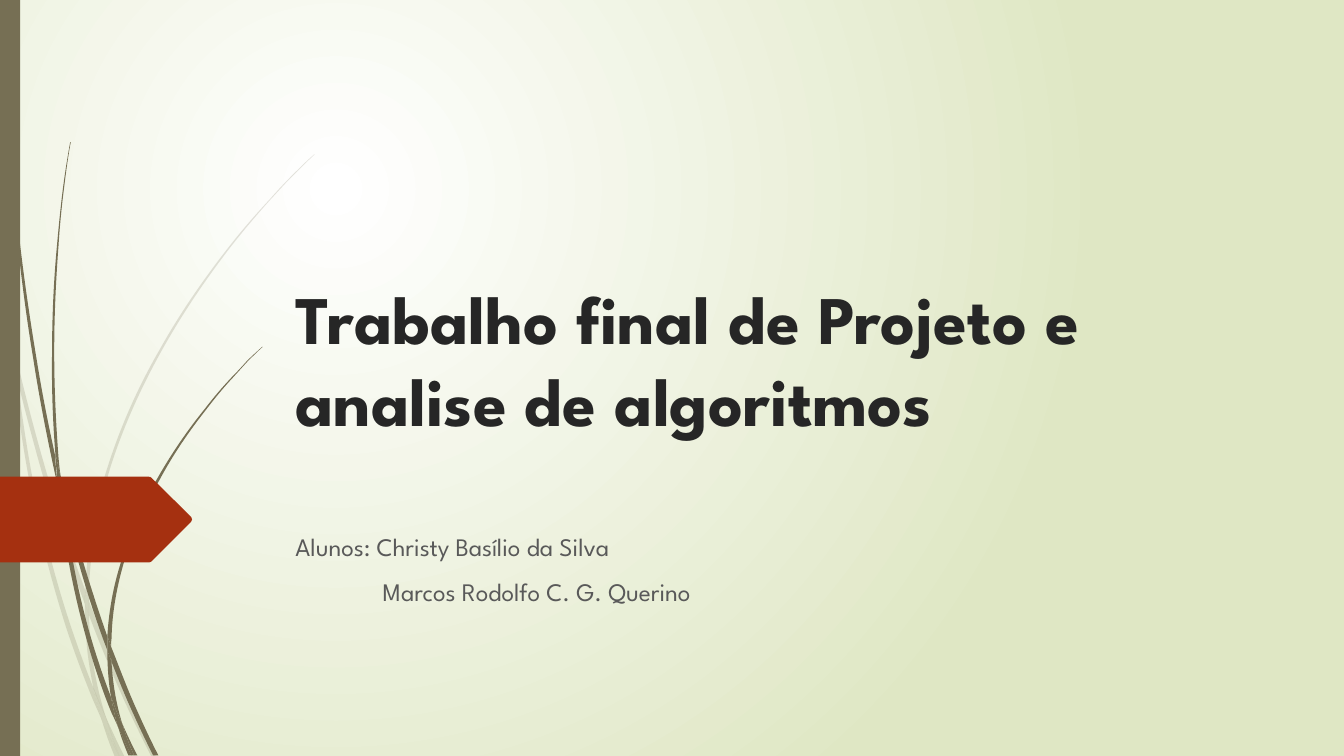
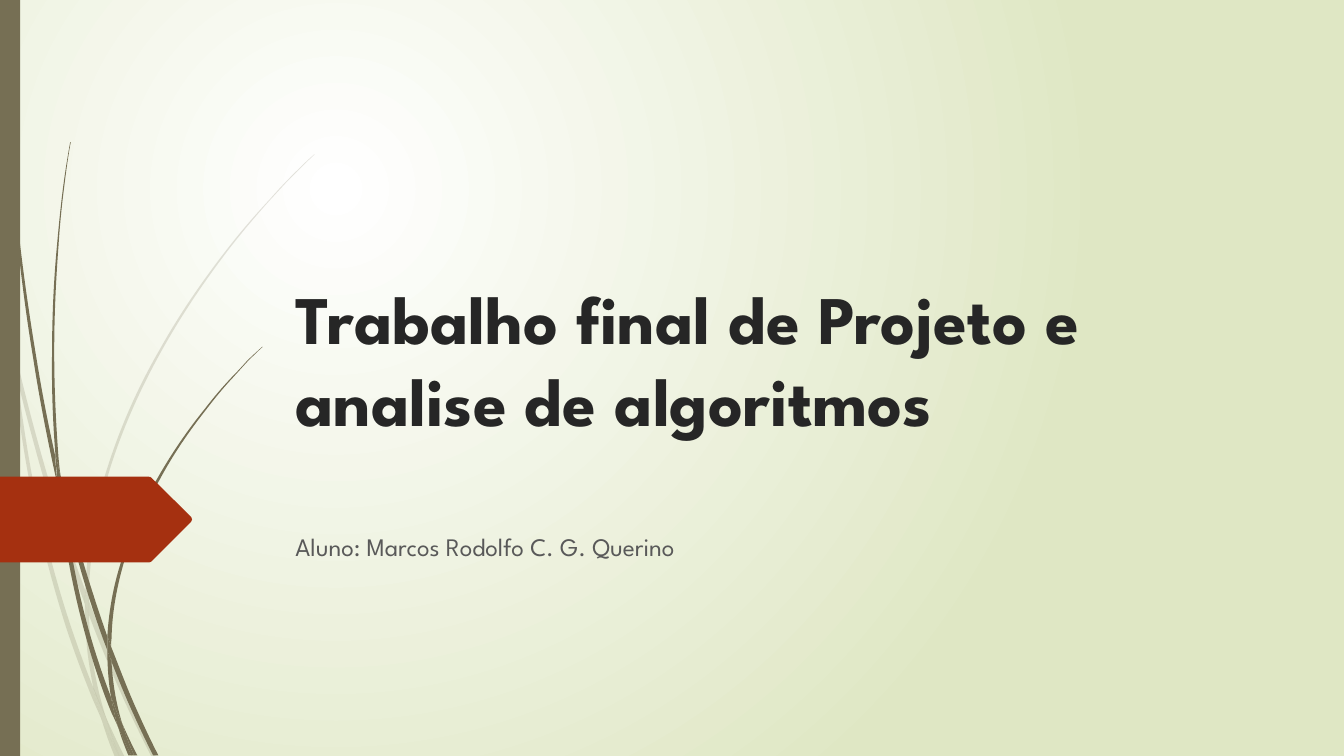
Before and after one commit to MarcosGQ/Greedy-Kruskal, a slide deck: slide 1 of Trabalho final de PAA.pptx. Drawn at 1344x756 pixels with LibreOffice and Linux fonts; fonts in the diff are those of the drawing. Boxes give left, top, right and bottom in pixels: in the first picture for what was removed or moved away, otherwise in the second. Text is boxed around its words. In the diff, an @@ line names an element or a change of style, - is before the commit and + after.

```diff
--- a/Trabalho final de PAA.pptx
+++ b/Trabalho final de PAA.pptx
@@ subtitle at (x1=295, y1=538, x2=674, y2=559): text changed @@
-Alunos: Christy Basílio da Silva
-Marcos Rodolfo C. G. Querino
+Aluno: Marcos Rodolfo C. G. Querino
```
Also in this commit, not shown: 3 other files.
